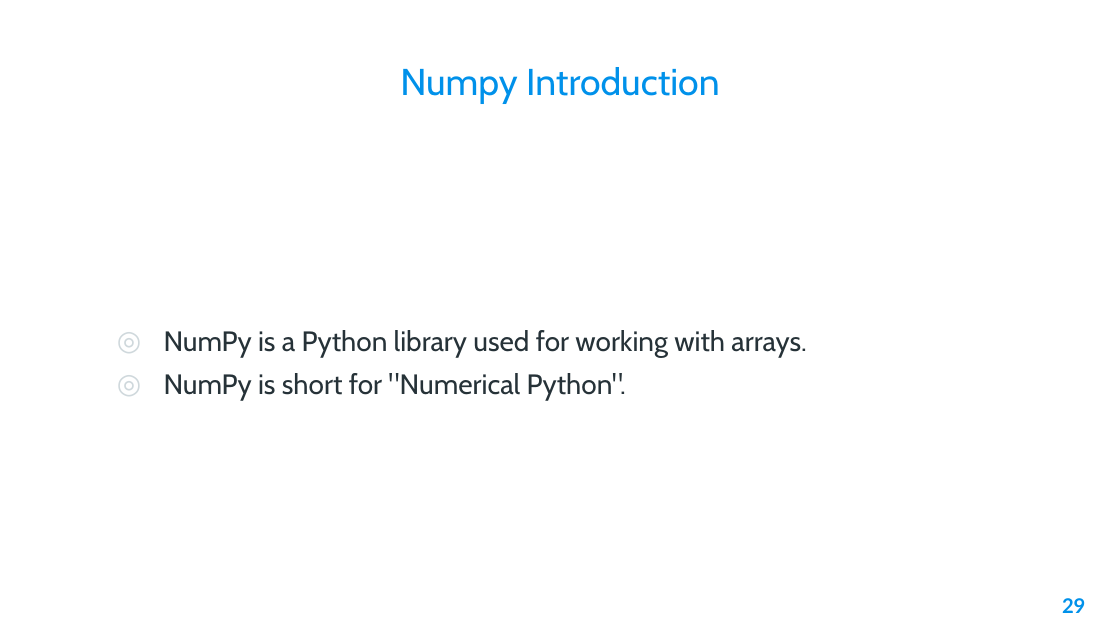
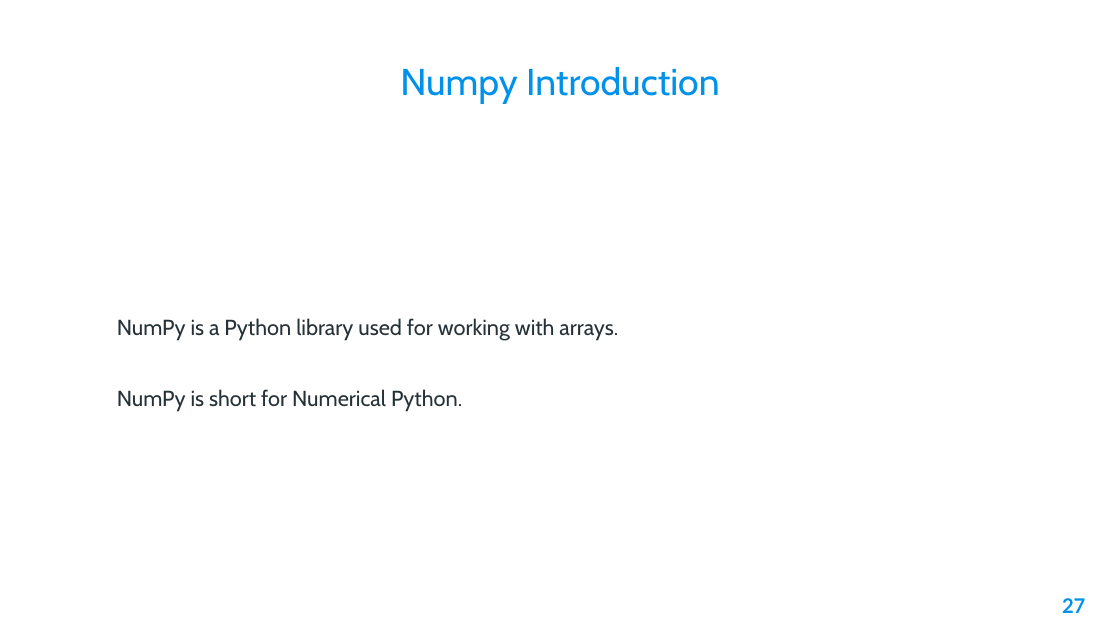
Before and after one commit to AleeRezaa/learn-python, a slide deck: slide 27 of Python.pptx (slide 29 before the commit). Drawn at 1120x630 pixels with LibreOffice and Linux fonts; fonts in the diff are those of the drawing; background and template pictures are left out. Boxes give left, top, right and bottom in pixels: in the first picture for what was removed or moved away, otherwise in the second. Text is boxed around its words. In the diff, an @@ line names an element or a change of style, - is before the commit and + after.

```diff
--- a/Python.pptx
+++ b/Python.pptx
@@ text at (117,318,618,340): size 18 to 14 pt in "NumPy is a Python library used for ..."; bullet ◎ to none @@
@@ text at (117,389,462,411): text changed; size 18 to 14 pt @@
-◎ NumPy is short for "Numerical Python".
+NumPy is short for Numerical Python.
@@ page number at (1062,598,1085,613): text changed @@
-29
+27
```
Also in this commit, not shown: 9 other slides changed, 1 slide added, 3 slides removed.
